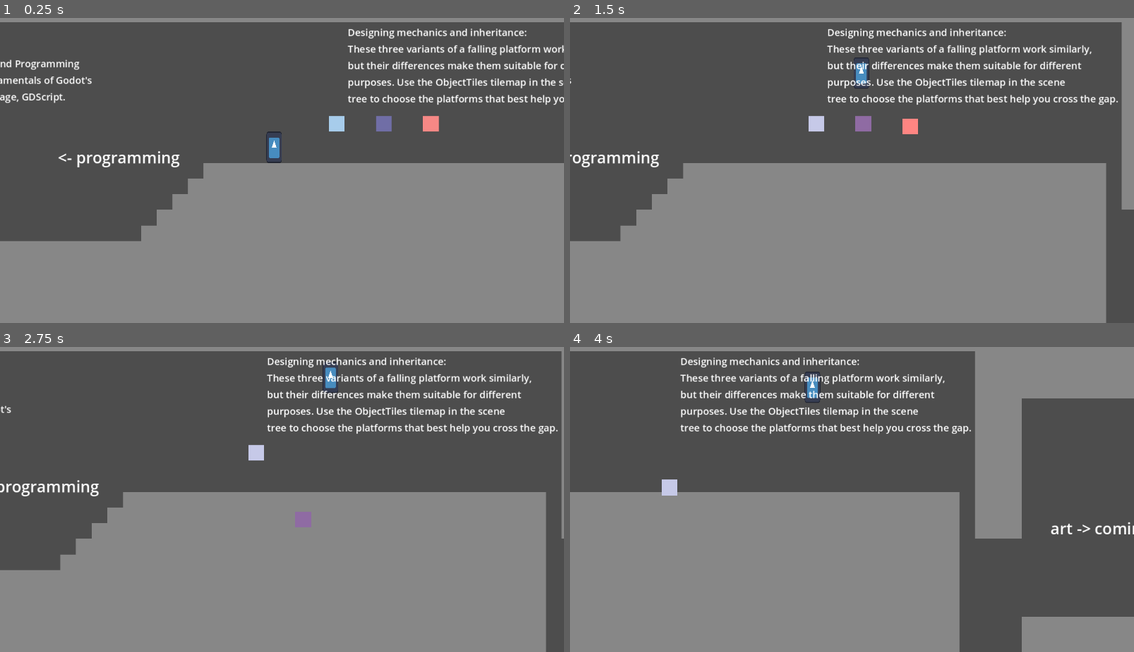
Above: before the commit, frames 1-4 (two rows, left to right).
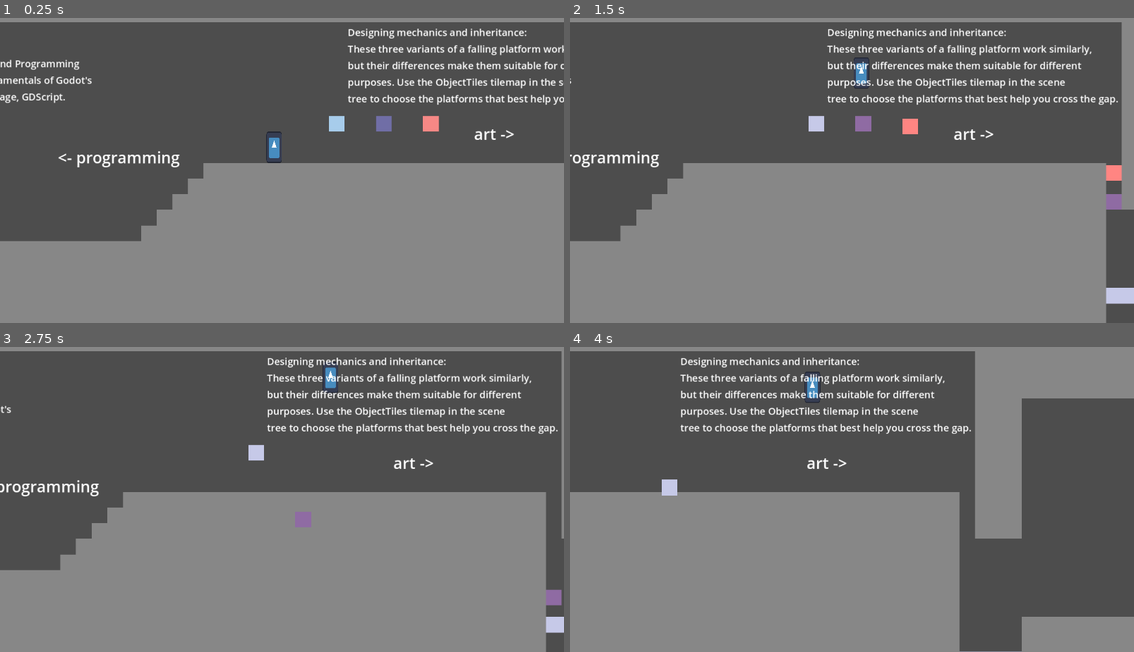
Above: after the commit, the same moments.

Repository: NCSUVGDC/godot-sample-project
Game: Godot game, scene res://scenes/platformer_level.tscn
Two runs of this game, one before a commit and one after it. Both use one fixed random seed, a clock stepped at 60 frames per second and the inputs below. The engine's default icon, where the game draws it, is replaced by a stand-in: a white triangle on a blue panel in a dark square.
Inputs (mouse positions are in pixels of both pictures, inside the frame that each line leads up to):
- Up to frame 1 (0.25 s): no input
- Up to frame 2 (1.5 s): tap Enter at 0.5 s; move the mouse to (976, 149) at 0.52 s; hold Right (right) 0.53-1.28 s; hold Space (jump) 0.53-1.28 s; move the mouse to (739, 179) at 1.27 s; hold A (left) from 1.28 s (still down); tap 1 (fall_blocks) at 1.35 s
- Up to frame 3 (2.75 s): tap Space (jump) at 1.52, 1.55, 1.82 s; move the mouse to (338, 423) at 2.02 s; release A (left) at 2.03 s; hold Right (right) from 2.03 s (still down); hold Space (jump) from 2.03 s (still down); tap E (interact) at 2.1 s
- Up to frame 4 (4 s): move the mouse to (823, 557) at 2.77 s; release Space (jump) at 2.78 s; tap Space (jump) at 2.85, 3.02, 3.32 s; move the mouse to (1021, 542) at 3.52 s; release Right (right) at 3.53 s; hold A (left) from 3.53 s (still down); hold Space (jump) from 3.53 s (still down); tap 1 (fall_blocks) at 3.6 s

The runs differ from the first frame. In frame 1, less than 0.1% of the frame differs, in the area x 84-92%, y 36-40%; in frame 2, 0.6%, in the area x 68-100%, y 36-94%; in frame 3, 0.4%; in frame 4, 0.3%.

Commit message:
WIP for art workshop

Diff:
--- a/godot-sample-project-(vgdc)/scenes/fall_block.tscn
+++ b/godot-sample-project-(vgdc)/scenes/fall_block.tscn
@@ -8,6 +8,43 @@
 
 [sub_resource type="RectangleShape2D" id="RectangleShape2D_86l2j"]
 size = Vector2(16, 1)
+
+[sub_resource type="Animation" id="Animation_tpivu"]
+resource_name = "idle"
+
+[sub_resource type="Animation" id="Animation_86l2j"]
+resource_name = "falling"
+
+[sub_resource type="AnimationLibrary" id="AnimationLibrary_vlpo5"]
+_data = {
+&"falling": SubResource("Animation_86l2j"),
+&"idle": SubResource("Animation_tpivu")
+}
+
+[sub_resource type="AnimationNodeAnimation" id="AnimationNodeAnimation_tpivu"]
+animation = &"falling"
+
+[sub_resource type="AnimationNodeAnimation" id="AnimationNodeAnimation_86l2j"]
+animation = &"idle"
+
+[sub_resource type="AnimationNodeStateMachineTransition" id="AnimationNodeStateMachineTransition_vlpo5"]
+advance_mode = 2
+
+[sub_resource type="AnimationNodeStateMachineTransition" id="AnimationNodeStateMachineTransition_1wx5g"]
+advance_mode = 2
+advance_condition = &"falling"
+
+[sub_resource type="AnimationNodeStateMachineTransition" id="AnimationNodeStateMachineTransition_iax1j"]
+advance_mode = 2
+advance_condition = &"idle"
+
+[sub_resource type="AnimationNodeStateMachine" id="AnimationNodeStateMachine_mntbx"]
+states/Start/position = Vector2(251, 119)
+states/falling/node = SubResource("AnimationNodeAnimation_tpivu")
+states/falling/position = Vector2(561, 115)
+states/idle/node = SubResource("AnimationNodeAnimation_86l2j")
+states/idle/position = Vector2(426, 113)
+transitions = ["Start", "idle", SubResource("AnimationNodeStateMachineTransition_vlpo5"), "idle", "falling", SubResource("AnimationNodeStateMachineTransition_1wx5g"), "falling", "idle", SubResource("AnimationNodeStateMachineTransition_iax1j")]
 
 [node name="FallBlock" type="RigidBody2D"]
 modulate = Color(0.439216, 0.431373, 0.65098, 1)
@@ -39,6 +76,17 @@
 shape = SubResource("RectangleShape2D_86l2j")
 debug_color = Color(0.69406, 0.443941, 0.591528, 0.42)
 
+[node name="AnimationPlayer" type="AnimationPlayer" parent="."]
+libraries = {
+&"": SubResource("AnimationLibrary_vlpo5")
+}
+
+[node name="AnimationTree" type="AnimationTree" parent="."]
+tree_root = SubResource("AnimationNodeStateMachine_mntbx")
+anim_player = NodePath("../AnimationPlayer")
+parameters/conditions/falling = false
+parameters/conditions/idle = false
+
 [connection signal="timeout" from="FallTimer" to="." method="_on_fall_timer_timeout"]
 [connection signal="timeout" from="DespawnTimer" to="." method="_on_despawn_timer_timeout"]
 [connection signal="area_entered" from="StepDetector" to="." method="_on_step_detector_area_entered"]
--- a/godot-sample-project-(vgdc)/scenes/platformer_character.tscn
+++ b/godot-sample-project-(vgdc)/scenes/platformer_character.tscn
@@ -1,10 +1,101 @@
-[gd_scene load_steps=4 format=3 uid="uid://qwt0hsjkojy5"]
+[gd_scene load_steps=26 format=3 uid="uid://qwt0hsjkojy5"]
 
 [ext_resource type="Texture2D" uid="uid://cl2wlkibyjuhu" path="res://icon.svg" id="1_a7bs2"]
 [ext_resource type="Script" uid="uid://d0nnmfpfmkppk" path="res://scripts/platformer_character.gd" id="1_uwx4p"]
 
 [sub_resource type="RectangleShape2D" id="RectangleShape2D_uwx4p"]
 size = Vector2(14, 31)
+
+[sub_resource type="Animation" id="Animation_uwx4p"]
+resource_name = "idle"
+
+[sub_resource type="Animation" id="Animation_mplb7"]
+resource_name = "run"
+
+[sub_resource type="Animation" id="Animation_lofpj"]
+resource_name = "jump"
+
+[sub_resource type="Animation" id="Animation_k4ggy"]
+resource_name = "fall"
+
+[sub_resource type="AnimationLibrary" id="AnimationLibrary_lofpj"]
+_data = {
+&"fall": SubResource("Animation_k4ggy"),
+&"idle": SubResource("Animation_uwx4p"),
+&"jump": SubResource("Animation_lofpj"),
+&"run": SubResource("Animation_mplb7")
+}
+
+[sub_resource type="AnimationNodeAnimation" id="AnimationNodeAnimation_c5f82"]
+animation = &"fall"
+
+[sub_resource type="AnimationNodeAnimation" id="AnimationNodeAnimation_k4ggy"]
+animation = &"idle"
+
+[sub_resource type="AnimationNodeAnimation" id="AnimationNodeAnimation_0c3jl"]
+animation = &"jump"
+
+[sub_resource type="AnimationNodeAnimation" id="AnimationNodeAnimation_t1vim"]
+animation = &"run"
+
+[sub_resource type="AnimationNodeStateMachineTransition" id="AnimationNodeStateMachineTransition_c5f82"]
+advance_mode = 2
+
+[sub_resource type="AnimationNodeStateMachineTransition" id="AnimationNodeStateMachineTransition_0c3jl"]
+advance_mode = 2
+advance_condition = &"running"
+
+[sub_resource type="AnimationNodeStateMachineTransition" id="AnimationNodeStateMachineTransition_nyaep"]
+advance_mode = 2
+advance_condition = &"idle"
+
+[sub_resource type="AnimationNodeStateMachineTransition" id="AnimationNodeStateMachineTransition_0atdb"]
+advance_mode = 2
+advance_condition = &"jumping"
+
+[sub_resource type="AnimationNodeStateMachineTransition" id="AnimationNodeStateMachineTransition_coleq"]
+advance_mode = 2
+advance_condition = &"falling"
+
+[sub_resource type="AnimationNodeStateMachineTransition" id="AnimationNodeStateMachineTransition_j2p2k"]
+advance_mode = 2
+advance_condition = &"idle"
+
+[sub_resource type="AnimationNodeStateMachineTransition" id="AnimationNodeStateMachineTransition_fyhwx"]
+advance_mode = 2
+advance_condition = &"idle"
+
+[sub_resource type="AnimationNodeStateMachineTransition" id="AnimationNodeStateMachineTransition_ddovj"]
+advance_mode = 2
+advance_condition = &"falling"
+
+[sub_resource type="AnimationNodeStateMachineTransition" id="AnimationNodeStateMachineTransition_2jljg"]
+advance_mode = 2
+advance_condition = &"falling"
+
+[sub_resource type="AnimationNodeStateMachineTransition" id="AnimationNodeStateMachineTransition_g0e55"]
+advance_mode = 2
+advance_condition = &"running"
+
+[sub_resource type="AnimationNodeStateMachineTransition" id="AnimationNodeStateMachineTransition_fpmks"]
+advance_mode = 2
+advance_condition = &"jumping"
+
+[sub_resource type="AnimationNodeStateMachineTransition" id="AnimationNodeStateMachineTransition_anfbh"]
+advance_mode = 2
+advance_condition = &"running"
+
+[sub_resource type="AnimationNodeStateMachine" id="AnimationNodeStateMachine_0atdb"]
+states/Start/position = Vector2(146, 208)
+states/fall/node = SubResource("AnimationNodeAnimation_c5f82")
+states/fall/position = Vector2(491, 100)
+states/idle/node = SubResource("AnimationNodeAnimation_k4ggy")
+states/idle/position = Vector2(242, 342)
+states/jump/node = SubResource("AnimationNodeAnimation_0c3jl")
+states/jump/position = Vector2(242, 100)
+states/run/node = SubResource("AnimationNodeAnimation_t1vim")
+states/run/position = Vector2(482, 342)
+transitions = ["Start", "idle", SubResource("AnimationNodeStateMachineTransition_c5f82"), "idle", "run", SubResource("AnimationNodeStateMachineTransition_0c3jl"), "run", "idle", SubResource("AnimationNodeStateMachineTransition_nyaep"), "idle", "jump", SubResource("AnimationNodeStateMachineTransition_0atdb"), "jump", "fall", SubResource("AnimationNodeStateMachineTransition_coleq"), "fall", "idle", SubResource("AnimationNodeStateMachineTransition_j2p2k"), "jump", "idle", SubResource("AnimationNodeStateMachineTransition_fyhwx"), "idle", "fall", SubResource("AnimationNodeStateMachineTransition_ddovj"), "run", "fall", SubResource("AnimationNodeStateMachineTransition_2jljg"), "fall", "run", SubResource("AnimationNodeStateMachineTransition_g0e55"), "run", "jump", SubResource("AnimationNodeStateMachineTransition_fpmks"), "jump", "run", SubResource("AnimationNodeStateMachineTransition_anfbh")]
 
 [node name="PlatformerCharacter" type="CharacterBody2D"]
 collision_layer = 3
@@ -33,3 +124,16 @@
 [node name="SmartJump" type="Timer" parent="Timers"]
 wait_time = 0.25
 one_shot = true
+
+[node name="AnimationPlayer" type="AnimationPlayer" parent="."]
+libraries = {
+&"": SubResource("AnimationLibrary_lofpj")
+}
+
+[node name="AnimationTree" type="AnimationTree" parent="."]
+tree_root = SubResource("AnimationNodeStateMachine_0atdb")
+anim_player = NodePath("../AnimationPlayer")
+parameters/conditions/falling = false
+parameters/conditions/idle = false
+parameters/conditions/jumping = false
+parameters/conditions/running = false
--- a/godot-sample-project-(vgdc)/scenes/platformer_level.tscn
+++ b/godot-sample-project-(vgdc)/scenes/platformer_level.tscn
@@ -43,7 +43,7 @@
 tile_set = SubResource("TileSet_y16t7")
 
 [node name="ObjectTiles" type="TileMapLayer" parent="."]
-tile_map_data = PackedByteArray("AAAKAAcAAAAAAAAAAQAHAAcAAAAAAAAAAgANAAcAAAAAAAAAAwA=")
+tile_map_data = PackedByteArray("AAAKAAcAAAAAAAAAAQAHAAcAAAAAAAAAAgANAAcAAAAAAAAAAwAaABIAAAAAAAAAAgAcABIAAAAAAAAAAgAbABIAAAAAAAAAAgAdABIAAAAAAAAAAgAaAAoAAAAAAAAAAwAaAAwAAAAAAAAAAQA=")
 tile_set = SubResource("TileSet_4ge6i")
 
 [node name="PlatformerCharacter" parent="." instance=ExtResource("2_bsho3")]
@@ -126,11 +126,11 @@
 text = "<- design"
 
 [node name="ArtArrow" type="Label" parent="Labels/Arrows"]
-offset_left = 509.0
-offset_top = 186.0
-offset_right = 653.0
-offset_bottom = 209.0
-text = "art -> coming soon"
+offset_left = 260.0
+offset_top = 119.0
+offset_right = 404.0
+offset_bottom = 142.0
+text = "art ->"
 
 [node name="Programming Checkpoints" type="Node" parent="Labels"]
 
--- a/godot-sample-project-(vgdc)/scenes/t_block.tscn
+++ b/godot-sample-project-(vgdc)/scenes/t_block.tscn
@@ -3,6 +3,10 @@
 [ext_resource type="Texture2D" uid="uid://b6pd12q3f4hin" path="res://assets/sprites/whitetile.png" id="1_852tr"]
 
 [node name="StaticBody2D" type="StaticBody2D"]
+
+[node name="CollisionPolygon2D" type="CollisionPolygon2D" parent="."]
+position = Vector2(-24, -24)
+polygon = PackedVector2Array(16, 0, 32, 0, 32, 16, 48, 16, 48, 32, 32, 32, 32, 48, 16, 48, 16, 32, 0, 32, 0, 16, 16, 16)
 
 [node name="Sprite2D" type="Sprite2D" parent="."]
 position = Vector2(0, -16)
@@ -15,7 +19,3 @@
 scale = Vector2(1, 3)
 texture = ExtResource("1_852tr")
 offset = Vector2(16, 0)
-
-[node name="CollisionPolygon2D" type="CollisionPolygon2D" parent="."]
-position = Vector2(-24, -24)
-polygon = PackedVector2Array(16, 0, 32, 0, 32, 16, 48, 16, 48, 32, 32, 32, 32, 48, 16, 48, 16, 32, 0, 32, 0, 16, 16, 16)
--- a/godot-sample-project-(vgdc)/scripts/fall_block.gd
+++ b/godot-sample-project-(vgdc)/scripts/fall_block.gd
@@ -2,6 +2,8 @@
 
 # Time it takes for block to start to fall
 @export_range(0, 3.0) var time_to_fall: float
+
+var falling = false
 
 # Original position of block kept for reset
 var starting_location: Vector2
@@ -20,6 +22,11 @@
 	starting_location = global_position
 	starting_modulate = modulate
 
+func _process(delta):
+	# TO-DO: Use this method to update the animation tree's
+	# condition parameters based on the falling variable
+	pass # delete me
+
 # Make the block fall
 func fall():
 	# Unless the block is already falling
@@ -33,11 +40,13 @@
 # reset the block to its original state
 func reset():
 	modulate = starting_modulate
+	falling = false
 	freeze = true
 	global_position = starting_location
 
 # Begin the fall and despawn timer
 func _on_fall_timer_timeout():
+	falling = true
 	freeze = false
 	$DespawnTimer.start()
 
--- a/godot-sample-project-(vgdc)/scripts/platformer_character.gd
+++ b/godot-sample-project-(vgdc)/scripts/platformer_character.gd
@@ -94,6 +94,12 @@
 		$Sprite2D.flip_h = true
 		$HitBox.scale.x = -1
 
+	# Update AnimationTree's parameters
+	$AnimationTree.set("parameters/conditions/idle", not walking and is_on_floor())
+	$AnimationTree.set("parameters/conditions/running", walking and is_on_floor())
+	$AnimationTree.set("parameters/conditions/jumping", jump and velocity.y <= 0)
+	$AnimationTree.set("parameters/conditions/falling", jump and velocity.y > 0)
+
 # Get gravity
 func get_grav():
 	return up_gravity if velocity.y < 0 else fall_gravity
Not shown: 1 places in godot-sample-project-(vgdc)/scenes/fall_block.tscn that only renumber resources
